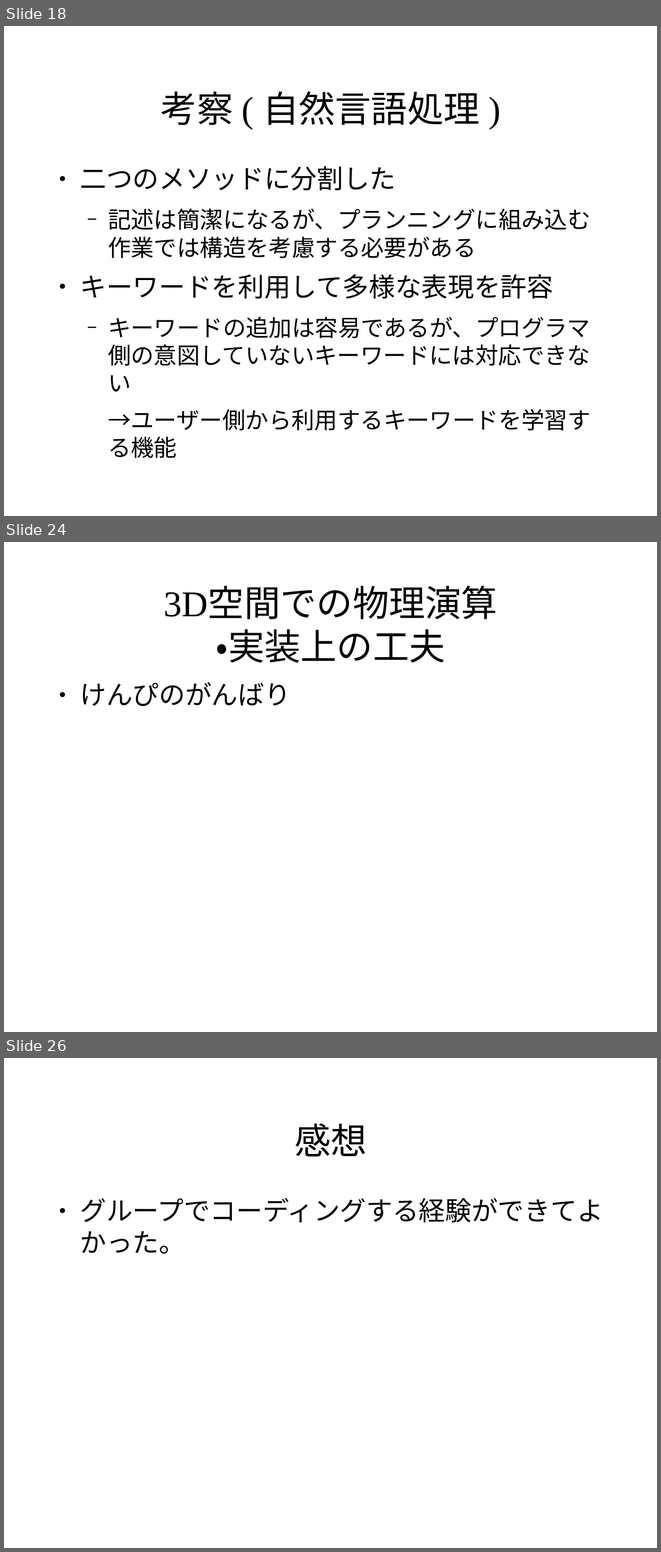
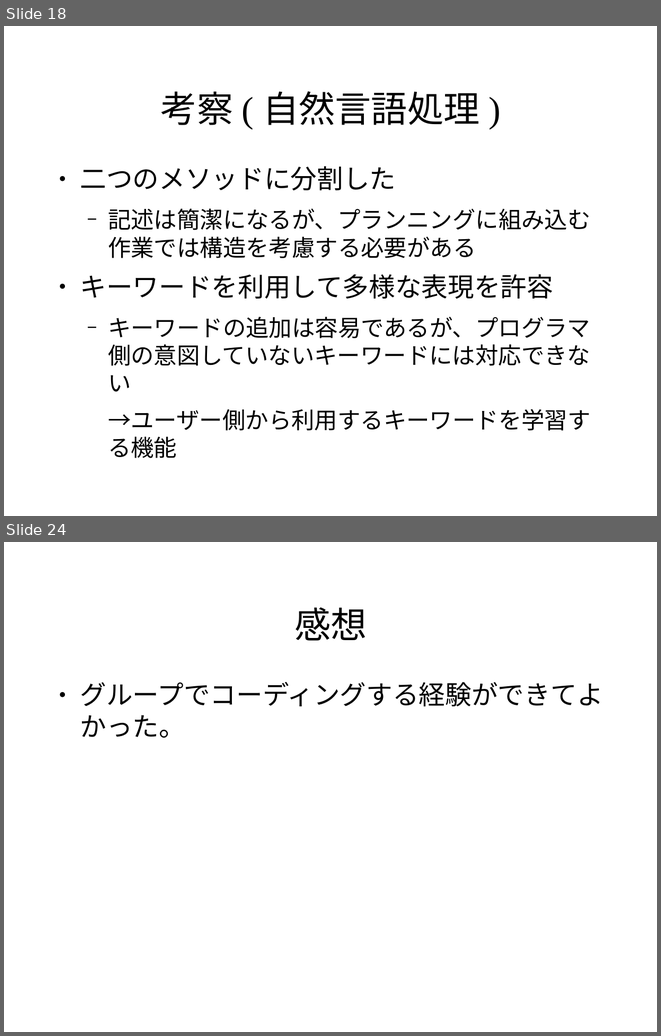
Before and after one commit to pamyupamyu/rep8, a slide deck: グループ1 発表スライド.odp. Shown one above the other, each under a label of ours: slides 18, 24 and 26 before the commit, slides 18 and 24 after it; the slides between them are not shown. The pictures are 661x1552 and 661x1036 pixels, drawn with LibreOffice and Linux fonts; fonts in the diff are those of the drawing; background and template pictures are left out. Boxes give left, top, right and bottom in pixels: in the first picture for what was removed or moved away, otherwise in the second. Text is boxed around its words. In the diff, an @@ line names an element or a change of style, - is before the commit and + after.

```diff
--- a/グループ1 発表スライド.odp
+++ b/グループ1 発表スライド.odp
@@ slide 24 removed at box(4, 542, 657, 1032), background picture (left out) @@
@@ title removed at box(164, 588, 497, 663) @@
-3D空間での物理演算
-・実装上の工夫
@@ text removed at box(80, 682, 290, 706) @@
-● けんぴのがんばり
@@ what was slide 26 is now slide 24 @@
```
Also in this commit, not shown: 2 slides changed, 3 slides added, 4 other slides removed.
